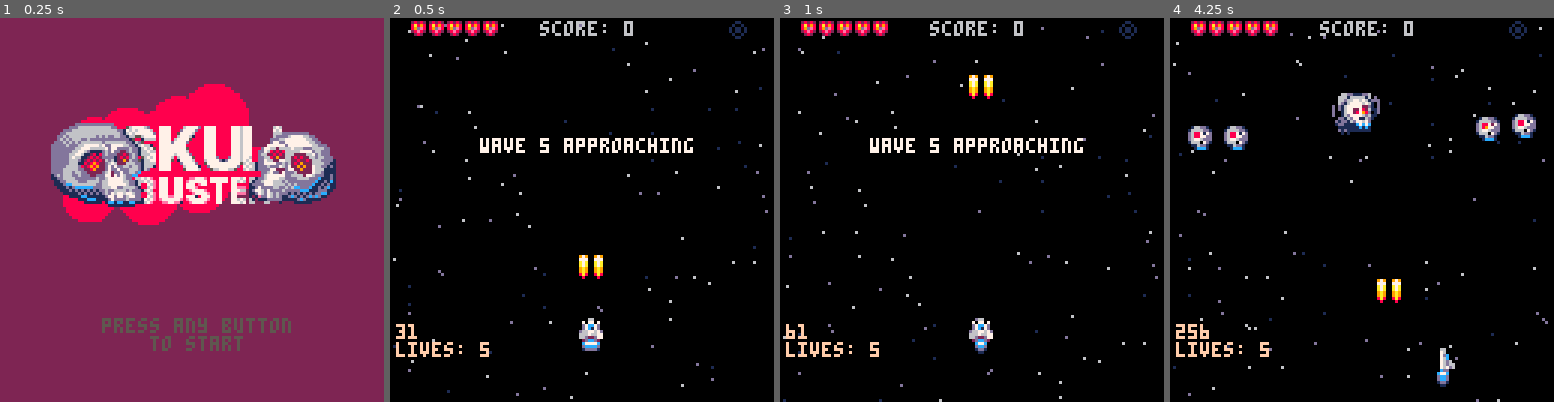
Above: before the commit, frames 1-4 (left to right).
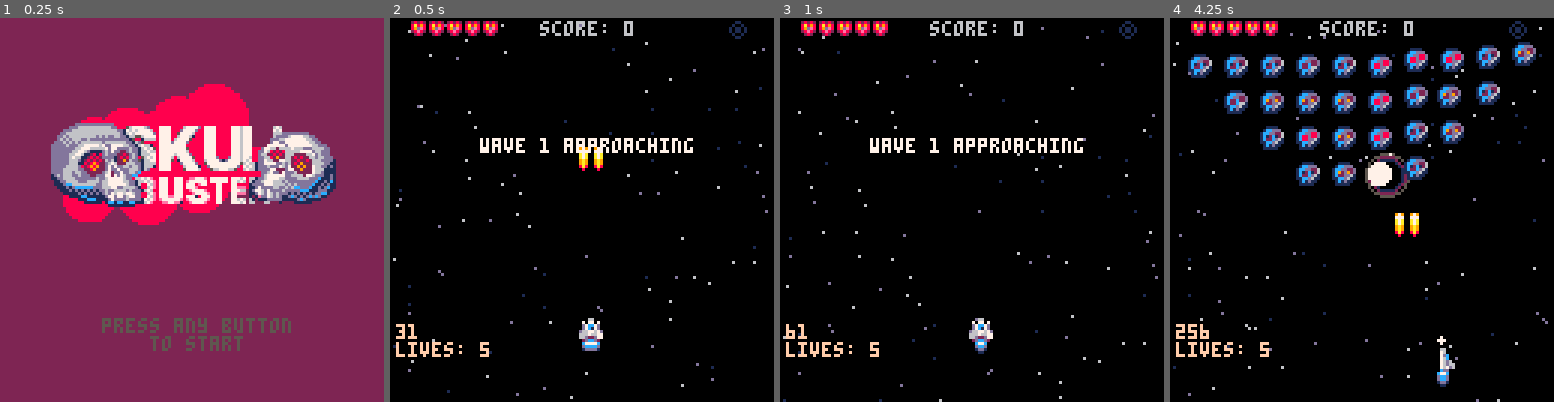
Above: after the commit, the same moments.

Repository: jimmac/pico-shed
Game: PICO-8 cartridge skulls.p8
Two runs of this game, one before a commit and one after it. Both use one fixed random seed, a clock stepped at 60 frames per second and the inputs below.
Inputs:
- Up to frame 1 (0.25 s): no input
- Up to frame 2 (0.5 s): tap X (X key) at 0.33 s
- Up to frame 3 (1 s): tap O (Z key) at 0.7 s
- Up to frame 4 (4.25 s): tap X (X key) at 1.07, 1.85, 2.97, 4.08 s; hold Right 1.6-2.1 s; tap O (Z key) every 0.4 s from 1.7 to 4.1 s; hold Up 2.15-2.42 s; hold Right 2.47-3.03 s; hold Left 3.08-3.58 s; hold Down 3.63-3.97 s; hold Right from 4.02 s (still down)

Frame 1 is identical in both runs. In frame 2, 0.6% of the frame differs, in the area x 39-56%, y 31-68%; in frame 3, 0.3%; in frame 4, 12%, in the area x 4-96%, y 6-86%.

Commit message:
faster bullets, tougher enemies

Diff:
--- a/skulls.p8
+++ b/skulls.p8
@@ -74,7 +74,7 @@
 	mode="wavetext"
 	flash=0
 	firet=0
-	wave=4
+	wave=0
 	lastwave=6
 	nextwave()
 	wavet=160
@@ -352,13 +352,14 @@
 	return c
 end
 
-function spawn_bullet(x,y,spr)
+function spawn_bullet(x,y)
+ --local blsprs={15,63}
 	local newbl=makespr()
 
 	newbl.x=x
 	newbl.y=y
-	newbl.sy=-2
-	newbl.spr=spr
+	newbl.sy=-6
+	newbl.spr=15
 	add(bl,newbl)
 end
 
@@ -547,9 +548,9 @@
 	if btn(❎) then
 		if firet<=0 then
 			sfx(0)
-			spawn_bullet(pl.x,pl.y-3,15)
-	 	firet=4 --frames between shots
-		 flash=6 --size of the muzzleflash resets
+			spawn_bullet(pl.x,pl.y-3)
+	 	firet=2 --frames between shots
+		 flash=7 --size of the muzzleflash resets
 		else
 			firet-=1
 		end
@@ -563,7 +564,7 @@
 		if pl.bmb>0 then
 			--fixme steal 10hp from everyone
 			for myen in all(en) do
-				myen.hp-=50
+				myen.hp-=100
 			end
 			sfx(5)
 			explt=t+10 --screen explosion
@@ -1039,7 +1040,7 @@
 		myen.sprh=4
 		myen.colw=32
 		myen.colh=32
-		myen.hp=150
+		myen.hp=300
 		myen.sy=0
 		myen.sx=0
 		myen.ani={132,136,140,136}
@@ -1050,22 +1051,21 @@
 		myen.sprh=2
 		myen.colw=16
 		myen.colh=16
-		myen.hp=50
+		myen.hp=100
 		myen.sy=.1
 		myen.sx=0
 		myen.ani={24,26,28}
 		myen.deathshake=1
 	elseif entype==5 then
 		--skull
-		myen.hp=4
+		myen.hp=8
 		myen.sy=.2
 		myen.sx=0
 		myen.ani={48,49,50,51}
 		myen.deathshake=0
 	elseif entype==4 then
 	--eye
-		myen.hp=5
-		myen.hp=5
+		myen.hp=10
 		myen.sy=0 --stays but shoots
 		myen.sx=0
 		myen.ani={36,37,38,39}
@@ -1075,13 +1075,13 @@
 		myen.sx=0
 		myen.ani={32,33,34,35}
 	elseif entype==2 then
-		myen.hp=1
+		myen.hp=6
 		myen.sy=.2
 		myen.sx=0
 		myen.ani={20,21,22,23}
 	else
 		--default 1
-		myen.hp=2
+		myen.hp=4
 		myen.sy=.21
 		myen.sx=0
 		myen.ani={16,17,18,19}
@@ -1487,14 +1487,14 @@
 267766622677666d2677666d267766621c7776c21c767ec21cddddc11c676ec20d1d1111110000000d1d11111100000000d1d1111111100001c91c101ca91ac1
 22626262226d6d62226d6d62226d6d6202cccc200dcccc2002cccc2002cccc200010100000000000001010000000000000010100000000000011110001c11c10
 02222222022222220222222102222221002222000011220000222200002222000000000000000000000000000000000000000000000000000000000000111100
-1d666dd11d666dd11d677dd11d666dd1000000000000000000000000000000000000000000000000000000000000000000000000000000000000000000000000
-d66dddddd66dddddd6666dddd66ddddd000000000000000000000000000000000000000000000000000000000000000000000000000000000001100000000000
-6016d01d6006d00d6007600d6006d00d000000000000000000000000000000000000000000000000000000000000000000000000000000000010010000000000
-7176d16d7016d01d7107610d7016d01d000000000000000000000000000000000000000000000000000000000000000000000000000000000101101000000000
-6760dddd6760dddd6760dddd6760dddd000000000000000000000000000000000000000000000000000000000000000000000000000000000101101000000000
-666d6dd166666dd166676dd166666dd1000000000000000000000000000000000000000000000000000000000000000000000000000000000010010000000000
-06c6c6100d6c6cd00d6c7cd00d6c6cd0000000000000000000000000000000000000000000000000000000000000000000000000000000000001100000000000
-0c0c0c0000c0c0c000c0c0c000c0c0c0000000000000000000000000000000000000000000000000000000000000000000000000000000000000000000000000
+1d666dd11d666dd11d677dd11d666dd1000000000000000000000000000000000000000000000000000000000000000000000000000000000000000097900979
+d66dddddd66dddddd6666dddd66ddddd0000000000000000000000000000000000000000000000000000000000000000000000000000000000011000a7a00a7a
+6016d01d6006d00d6007600d6006d00d0000000000000000000000000000000000000000000000000000000000000000000000000000000000100100a7a00a7a
+7176d16d7016d01d7107610d7016d01d0000000000000000000000000000000000000000000000000000000000000000000000000000000001011010a7a00a7a
+6760dddd6760dddd6760dddd6760dddd0000000000000000000000000000000000000000000000000000000000000000000000000000000001011010a7a00a7a
+666d6dd166666dd166676dd166666dd1000000000000000000000000000000000000000000000000000000000000000000000000000000000010010097900979
+06c6c6100d6c6cd00d6c7cd00d6c6cd000000000000000000000000000000000000000000000000000000000000000000000000000000000000110009a9009a9
+0c0c0c0000c0c0c000c0c0c000c0c0c000000000000000000000000000000000000000000000000000000000000000000000000000000000000000008a8008a8
 00000000000000000000000000000000000000000000000000000000000000000000000000000000000000000000000000000000000000000000000000000000
 000000000ddddddddddddd0000000000000000000000000000000000000000000000000000000000000000000000000000000000000000000000000000000000
 0000000ddd66666666666dd0005677776d0007777000067777d077770000077767770000000676000000000000000000000000000000000000ddddd000000000
